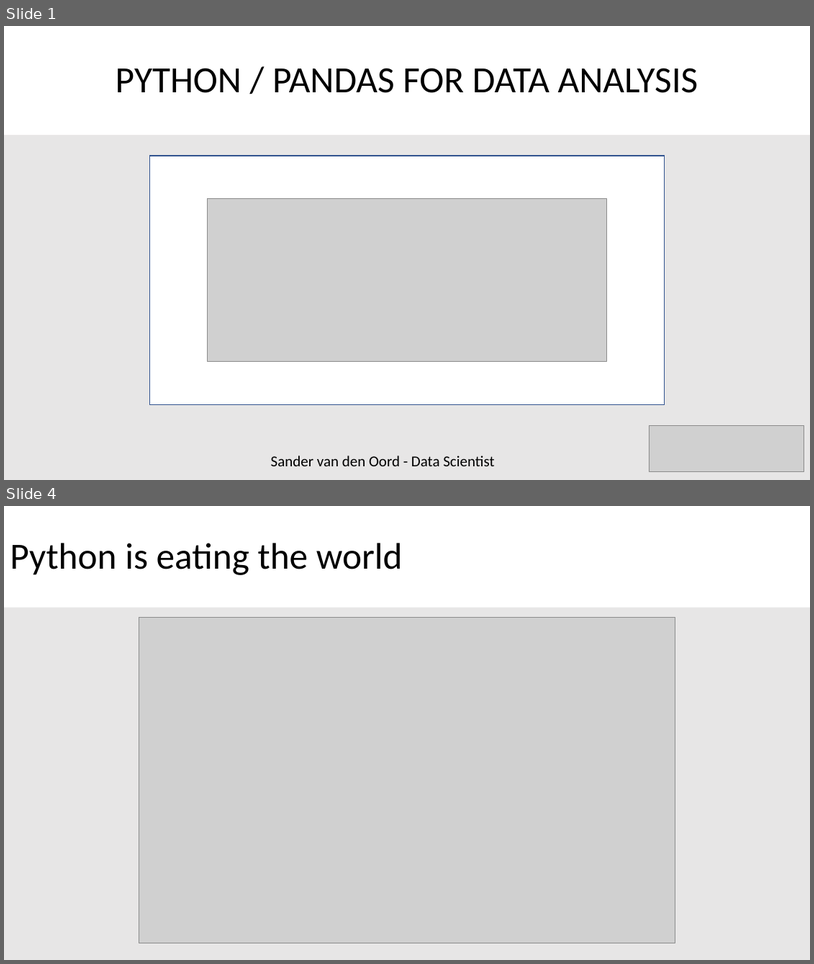
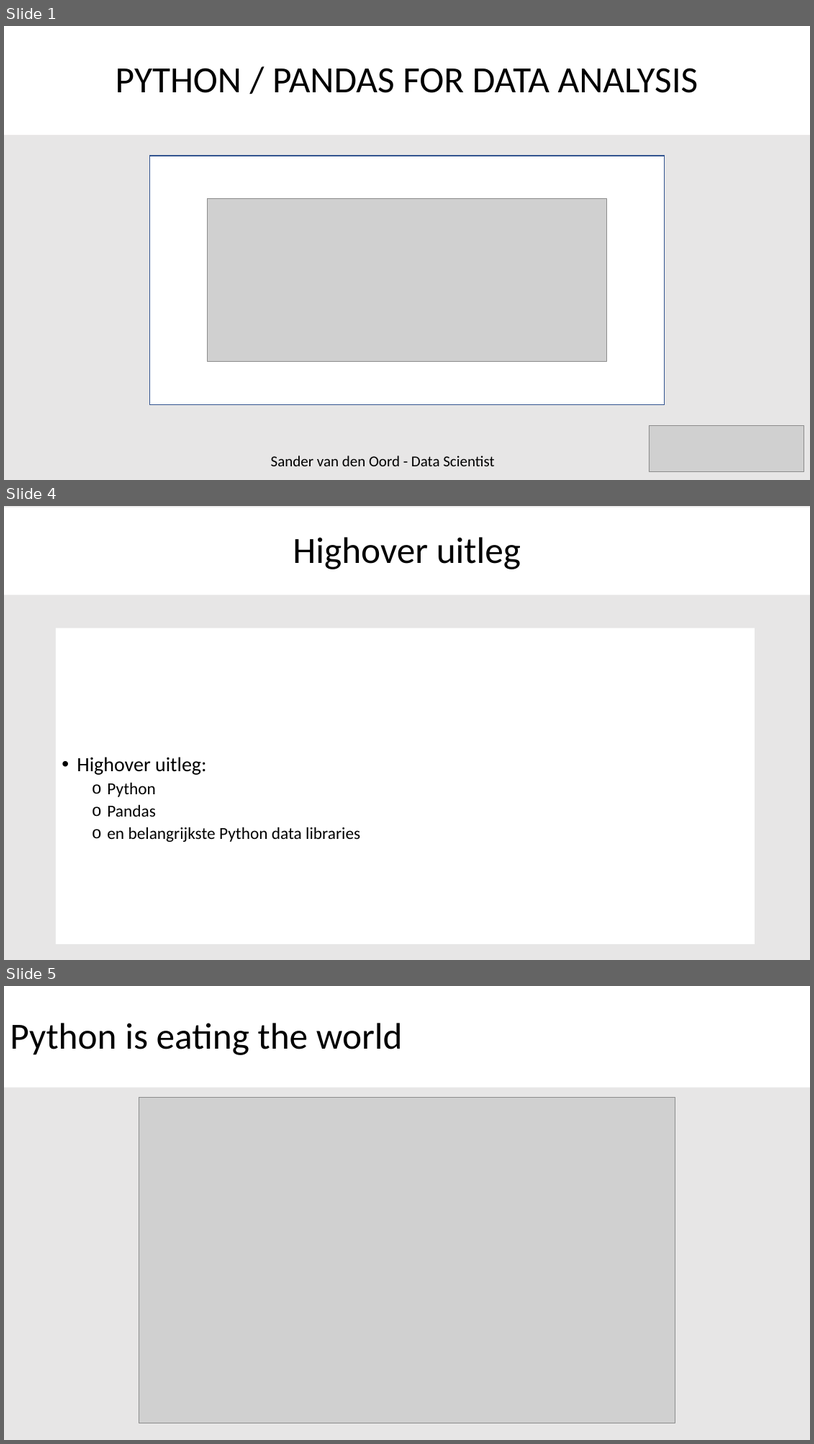
Before and after one commit to SandervandenOord/pandas_training, a slide deck: Pandas_Training_Slides.pptx. Shown one above the other, each under a label of ours: slides 1 and 4 before the commit, slides 1, 4 and 5 after it; the slides between them are not shown. The pictures are 814x964 and 814x1444 pixels, drawn with LibreOffice and Linux fonts; fonts in the diff are those of the drawing; grey boxes stand for pictures. Boxes give left, top, right and bottom in pixels: in the first picture for what was removed or moved away, otherwise in the second. Text is boxed around its words. In the diff, an @@ line names an element or a change of style, - is before the commit and + after.

```diff
--- a/Pandas_Training_Slides.pptx
+++ b/Pandas_Training_Slides.pptx
@@ slide 4 added at [4,506,810,960], background #E7E6E6 @@
@@ title added at [4,507,810,595], fill #FFFFFF, 44 pt, text #000000 @@
+Highover uitleg
@@ text added at [56,628,756,944], fill #FFFFFF, 20 pt, text #000000 @@
+• Highover uitleg:
+  o Python
+  o Pandas
+  o en belangrijkste Python data libraries
@@ what was slide 4 is now slide 5 @@
```
Also in this commit, not shown: 3 slides changed, 6 other slides added.
